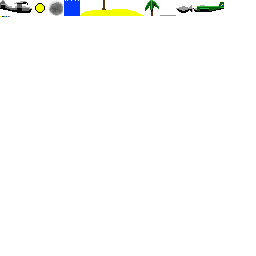
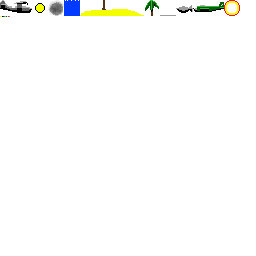
Revision of a layered w=256, h=256 image; what changed, layer by layer:
painted on "tiles.png" over [224, 0, 240, 16]
